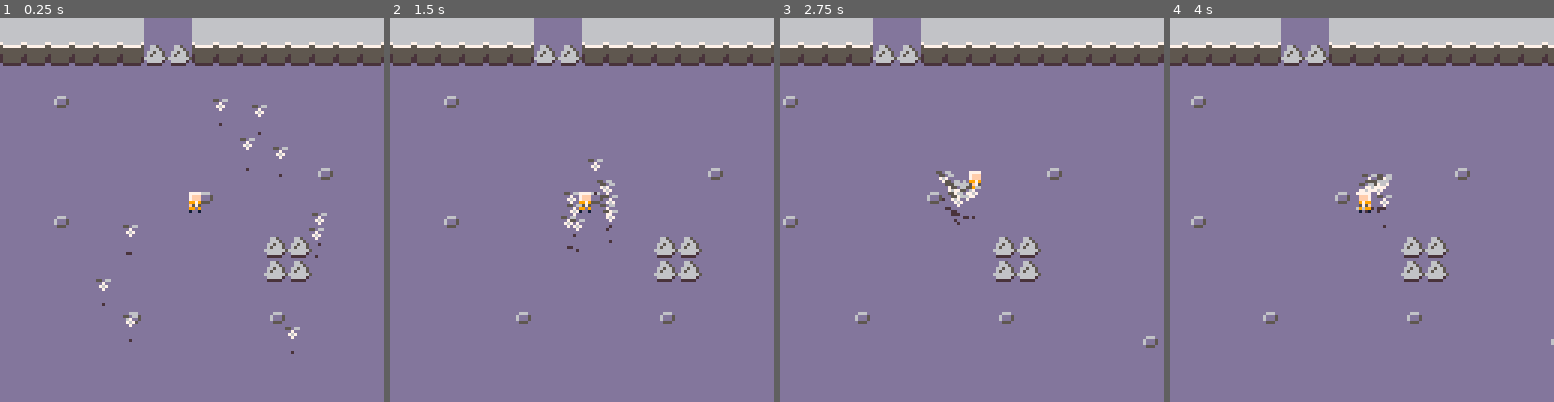
Above: before the commit, frames 1-4 (left to right).
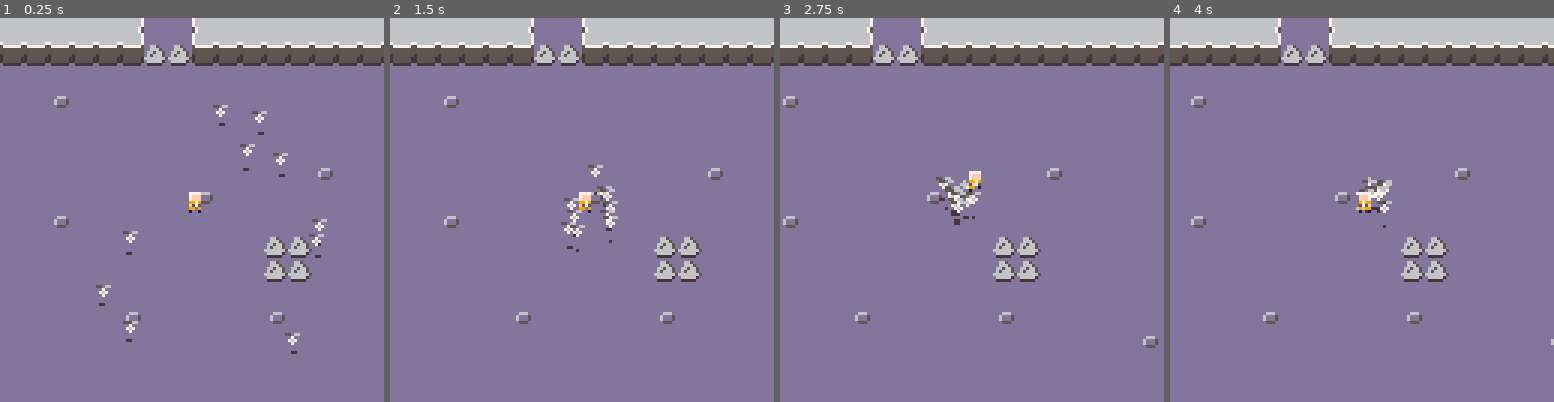
Above: after the commit, the same moments.

Repository: kevinthompson/moonbreak-p8
Game: PICO-8 cartridge moonbreak.p8
The game is run twice, just before and just after one commit, with the same random seed, the same clock (stepped at 60 frames per second) and the same inputs.
Inputs:
- Up to frame 1 (0.25 s): no input
- Up to frame 2 (1.5 s): tap X (X key) at 0.33, 1.07 s; tap O (Z key) at 0.7 s
- Up to frame 3 (2.75 s): hold Right 1.6-2.1 s; tap O (Z key) at 1.7, 2.1, 2.5 s; tap X (X key) at 1.85 s; hold Up 2.15-2.42 s; hold Right from 2.47 s (still down)
- Up to frame 4 (4 s): tap O (Z key) at 2.9, 3.3, 3.7 s; tap X (X key) at 2.97 s; release Right at 3.03 s; hold Left 3.08-3.58 s; hold Down 3.63-3.97 s

The runs differ from the first frame. In frame 1, 1.0% of the frame differs, in the area x 25-86%, y 0-88%; in frame 2, 0.8%; in frame 3, 0.7%; in frame 4, 0.6%.

Commit message:
feat: bot map collision when thrown

Diff:
--- a/moonbreak.p8
+++ b/moonbreak.p8
@@ -70,11 +70,19 @@
 00055500e555555e6666666666666665000000000000000000000000000000000000000000000000000000000000000000000000000000000000000000000000
 00000000e555555e66666666066666e0000000000000000000000000000000000000000000000000000000000000000000000000000000000000000000000000
 000000000eeeeee0666666660eeeee00000000000000000000000000000000000000000000000000000000000000000000000000000000000000000000000000
+76666666666666670000000000000000000000000000000000000000000000000000000000000000000000000000000000000000000000000000000000000000
+76666666666666670000000000000000000000000000000000000000000000000000000000000000000000000000000000000000000000000000000000000000
+76666666666666670000000000000000000000000000000000000000000000000000000000000000000000000000000000000000000000000000000000000000
+57666666666666750000000000000000000000000000000000000000000000000000000000000000000000000000000000000000000000000000000000000000
+57666666666666750000000000000000000000000000000000000000000000000000000000000000000000000000000000000000000000000000000000000000
+76666666666666670000000000000000000000000000000000000000000000000000000000000000000000000000000000000000000000000000000000000000
+76666666666666670000000000000000000000000000000000000000000000000000000000000000000000000000000000000000000000000000000000000000
+76666666666666670000000000000000000000000000000000000000000000000000000000000000000000000000000000000000000000000000000000000000
 __gff__
-0000000000000000000000000000000000000000000000000000000000000000000000000000000000000000000000000000000000000000000000000000000000010101000000000000000000000000000000000000000000000000000000000000000000000000000000000000000000000000000000000000000000000000
+0000000000000000000000000000000000000000000000000000000000000000000000000000000000000000000000000000000000000000000000000000000000010101000000000000000000000000010100000000000000000000000000000000000000000000000000000000000000000000000000000000000000000000
 0000000000000000000000000000000000000000000000000000000000000000000000000000000000000000000000000000000000000000000000000000000000000000000000000000000000000000000000000000000000000000000000000000000000000000000000000000000000000000000000000000000000000000
 __map__
-4242424242420000424242424242424242424242424242424242000000000000000000000000000000000000000000000000000000000000000000000000000000000000000000000000000000000000000000000000000000000000000000000000000000000000000000000000000000000000000000000000000000000000
+4242424242510000504242424242424242424242424242424242000000000000000000000000000000000000000000000000000000000000000000000000000000000000000000000000000000000000000000000000000000000000000000000000000000000000000000000000000000000000000000000000000000000000
 4141414141414343414141414141414141414141414141414141000000000000000000000000000000000000000000000000000000000000000000000000000000000000000000000000000000000000000000000000000000000000000000000000000000000000000000000000000000000000000000000000000000000000
 0000000000000000000000000000000000000000000000000000000000000000000000000000000000000000000000000000000000000000000000000000000000000000000000000000000000000000000000000000000000000000000000000000000000000000000000000000000000000000000000000000000000000000
 0000400000000000000000000000000000000000000000000000000000000000000000000000000000000000000000000000000000000000000000000000000000000000000000000000000000000000000000000000000000000000000000000000000000000000000000000000000000000000000000000000000000000000
--- a/scripts/entities/bot.lua
+++ b/scripts/entities/bot.lua
@@ -3,6 +3,7 @@
   height = 4,
 
   speed = .25,
+
   state = "follow",
   target = player,
   attack_timer = 0,
@@ -21,7 +22,7 @@
 
   update = function(_ENV)
     -- hover animiation
-    elevation = 4.5 + sin((t() + time_offset) * .5)
+    elevation = 2.5 + sin((t() + time_offset) * .5)
     entity.update(_ENV)
   end,
 
@@ -40,6 +41,8 @@
 
   states = {
     follow = function(_ENV)
+      map_collision = false
+
       local offset_target = {
         x = target.x + target_offset.x,
         y = target.y + target_offset.y
@@ -92,11 +95,17 @@
     end,
 
     throw = function(_ENV)
+      map_collision = true
+
       -- move towards ground target
       elevation = point(animation_frames,8,animation_frame)
 
-      x = lerp(player.x, target.x, animation_frame / animation_frames)
-      y = lerp(player.y, target.y, animation_frame / animation_frames)
+      local nx = lerp(player.x, target.x, animation_frame / animation_frames)
+      local ny = lerp(player.y, target.y, animation_frame / animation_frames)
+
+
+      _ENV:move(nx,ny)
+
       animation_frame = min(animation_frame + 1, animation_frames)
 
       if animation_frame == animation_frames then
--- a/scripts/entities/entity.lua
+++ b/scripts/entities/entity.lua
@@ -70,13 +70,13 @@
   end,
 
   move = function(_ENV,nx,ny)
-    if not _ENV:collide(nx,ny) then
+    if not _ENV:collide(nx,y) then
       x = nx
-      y = ny
-      return true
     end
 
-    return false
+    if not _ENV:collide(x,ny) then
+      y = ny
+    end
   end,
 
   collide = function(_ENV,cx,cy)
--- a/scripts/entities/person.lua
+++ b/scripts/entities/person.lua
@@ -132,6 +132,7 @@
 
     walking = function(_ENV)
       _ENV:handle_recall()
+      _ENV:animate("walk")
 
       -- clear aiming state
       target = nil
@@ -167,22 +168,18 @@
         state = "idle"
       end
 
-      if _ENV:move(nx,ny) then
-        _ENV:animate("walk")
+      _ENV:move(nx,ny)
 
-        dust_timer -= 1
-        if dust_timer <= 0 then
-          particle:new({
-            x = x-2 + rnd(4),
-            y = y-1 + rnd(2),
-            color = rnd({6,7}),
-            radius = rnd(1.5),
-            dy = -.1
-          })
-          dust_timer = 4+rnd(8)
-        end
-      else
-        _ENV:animate("idle")
+      dust_timer -= 1
+      if dust_timer <= 0 then
+        particle:new({
+          x = x-2 + rnd(4),
+          y = y-1 + rnd(2),
+          color = rnd({6,7}),
+          radius = rnd(1.5),
+          dy = -.1
+        })
+        dust_timer = 4+rnd(8)
       end
 
       if btn(4) then
